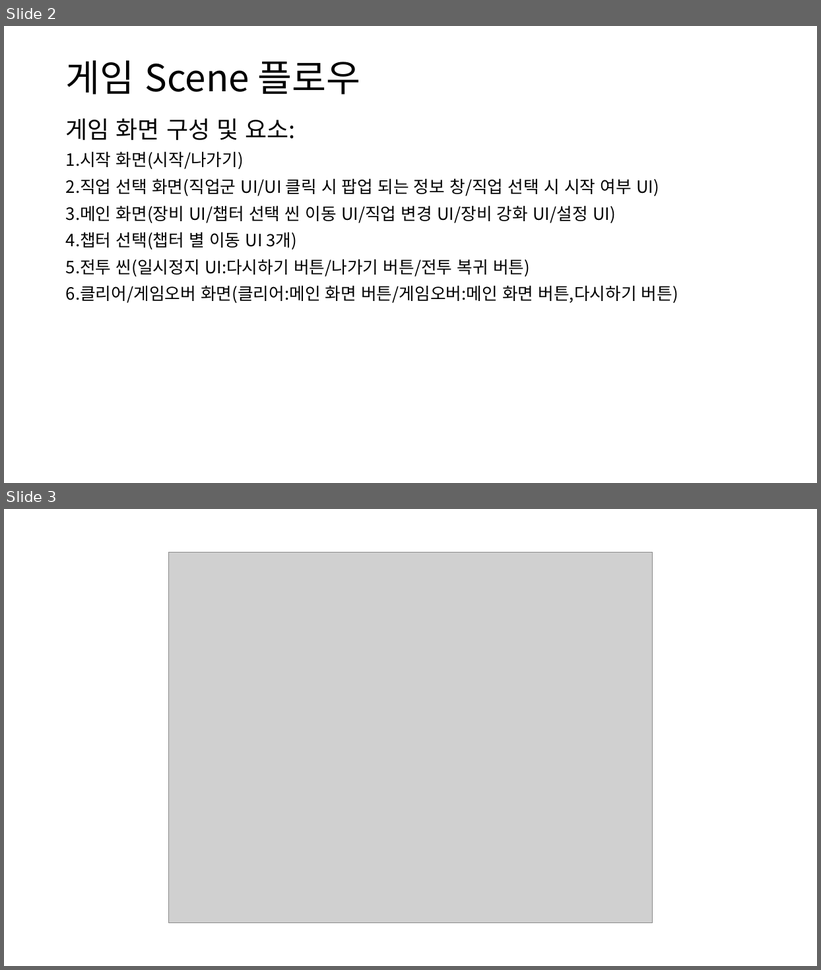
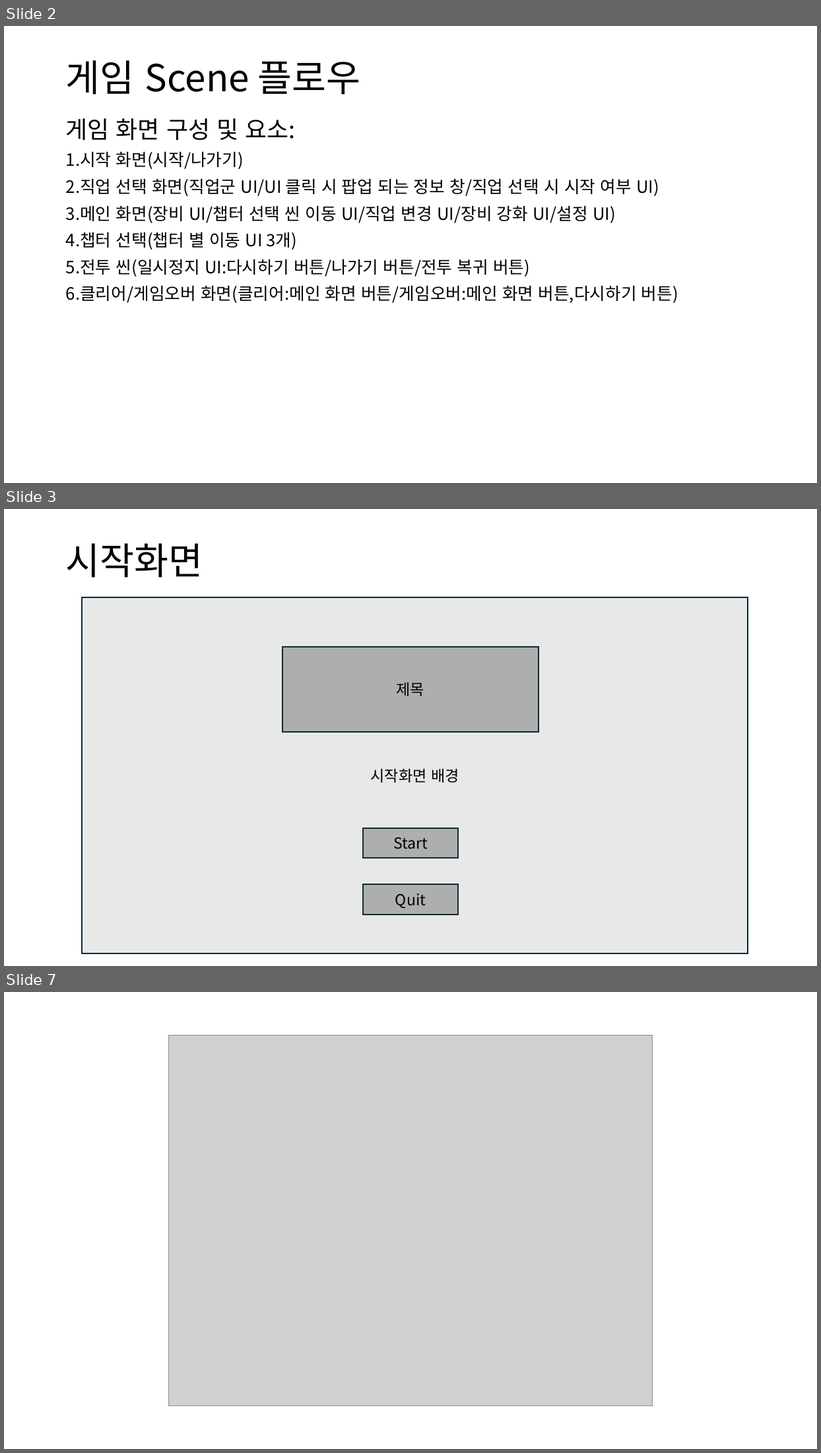
Before and after one commit to kms040224/TimeOut, a slide deck: 기획서/TimeOut 기획 수정안.pptx. Shown one above the other, each under a label of ours: slides 2 and 3 before the commit, slides 2, 3 and 7 after it; the slides between them are not shown. The pictures are 821x970 and 821x1453 pixels, drawn with LibreOffice and Linux fonts; fonts in the diff are those of the drawing; grey boxes stand for pictures. Boxes give left, top, right and bottom in pixels: in the first picture for what was removed or moved away, otherwise in the second. Text is boxed around its words. In the diff, an @@ line names an element or a change of style, - is before the commit and + after.

```diff
--- a/기획서/TimeOut 기획 수정안.pptx
+++ b/기획서/TimeOut 기획 수정안.pptx
@@ slide 3 added at [4, 509, 817, 966], background #FFFFFF @@
@@ title added at [66, 543, 203, 578], 44 pt, text #000000 @@
+시작화면
@@ rectangle added at [82, 598, 748, 955], fill #E8E8E8, outline #092A39 1.5 pt, 18 pt, text #000000 @@
+시작화면 배경
@@ rectangle added at [283, 647, 539, 732], fill #AEAEAE, outline #092A39 1.5 pt, 18 pt, text #000000 @@
+제목
@@ rectangle added at [363, 828, 458, 858], fill #AEAEAE, outline #092A39 1.5 pt, 18 pt, text #000000 @@
+Start
@@ rectangle added at [363, 885, 458, 915], fill #AEAEAE, outline #092A39 1.5 pt, 18 pt, text #000000 @@
+Quit
@@ what was slide 3 is now slide 7 @@
```
Also in this commit, not shown: 1 slide changed, 4 other slides added.
